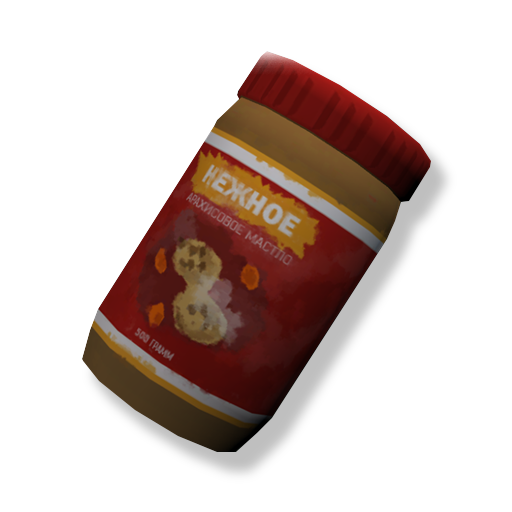
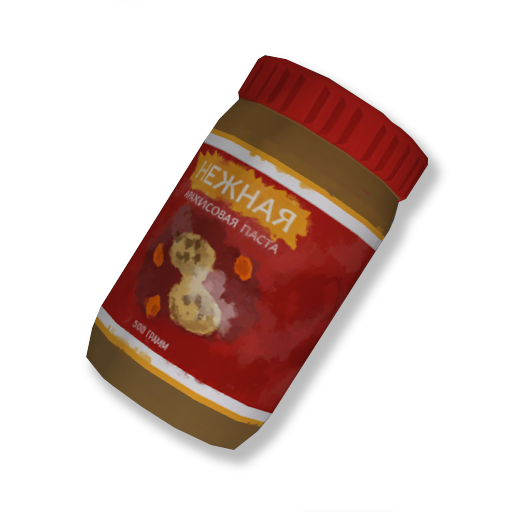
Layer changes from the first 512 × 512 image to the second:
added layer "Layer 4" above "Layer 3" over <box>86,55,428,450</box>
hid "Layer 2" over <box>82,51,431,452</box>